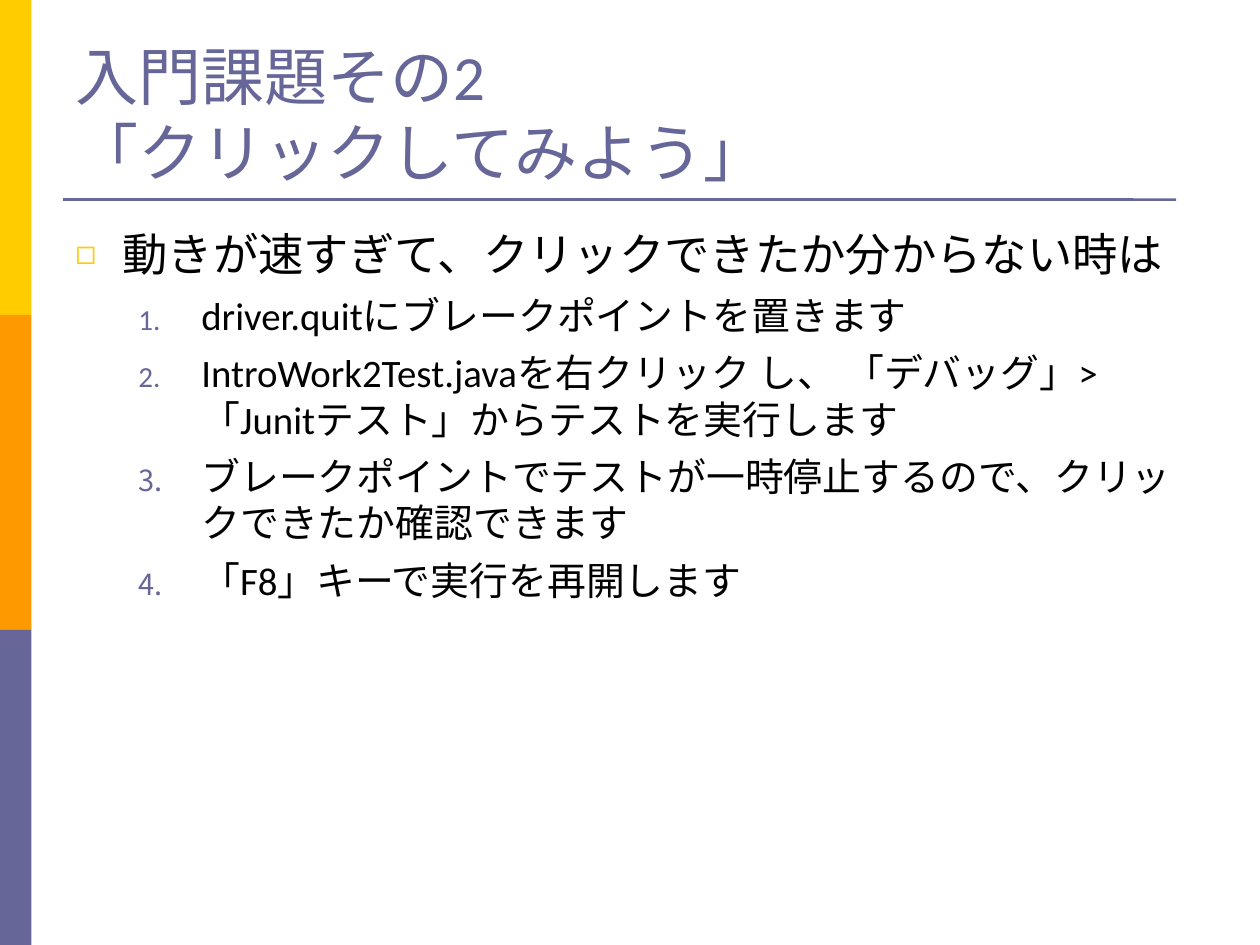
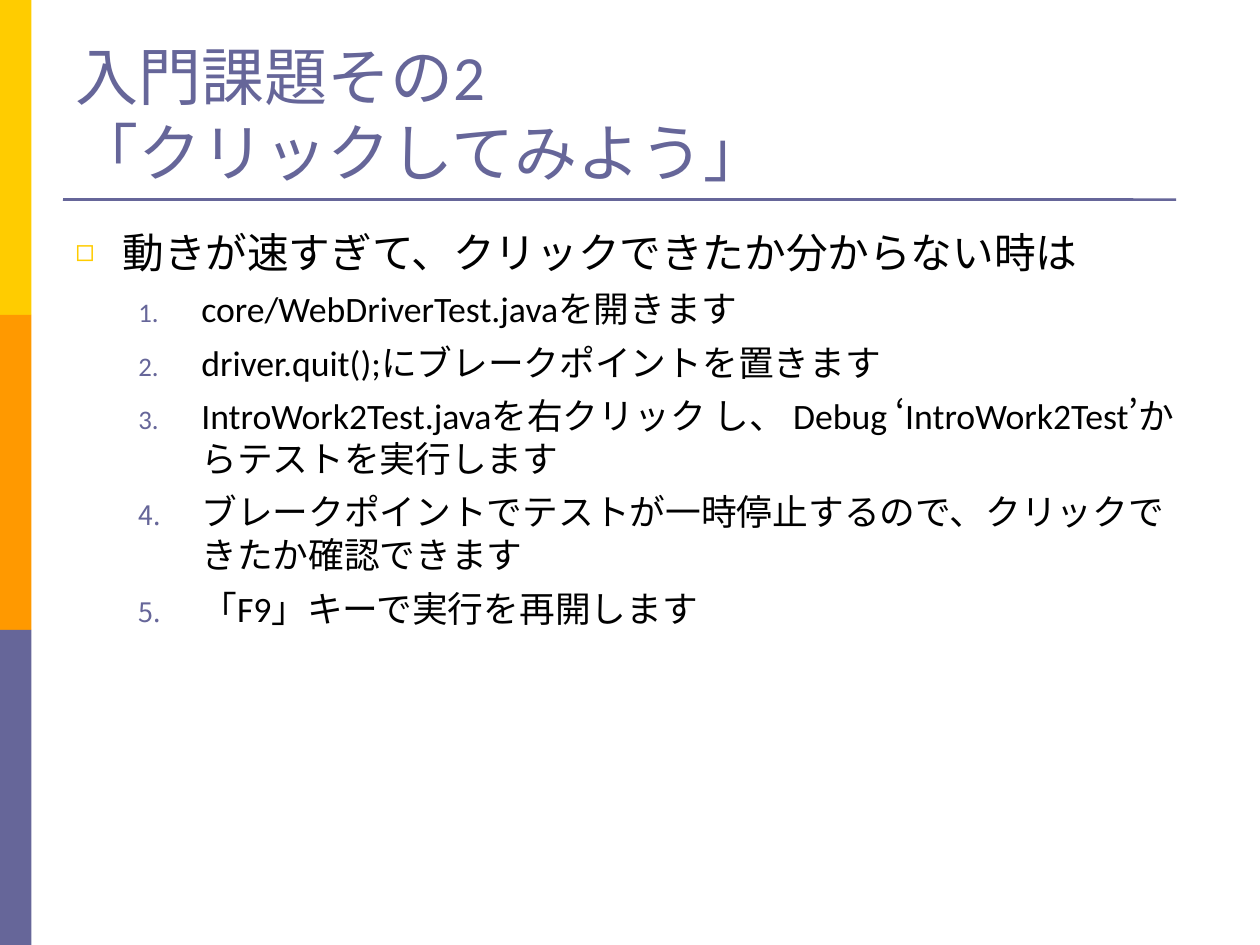
Before and after one commit to takuY-U2/STARHotel, a slide deck: slide 18 of teacher/Slide.ppt (slide 17 before the commit). Drawn at 1260x945 pixels with LibreOffice and Linux fonts; fonts in the diff are those of the drawing. Boxes give left, top, right and bottom in pixels: in the first picture for what was removed or moved away, otherwise in the second. Text is boxed around its words. In the diff, an @@ line names an element or a change of style, - is before the commit and + after.

Commit message:
refator test method name

```diff
--- a/teacher/Slide.ppt
+++ b/teacher/Slide.ppt
@@ text at bbox=[123, 233, 1164, 571]: size 25.9 to 23.8 pt in "動きが速すぎて、クリックできたか分からない時は"; size 22.2 to 20.4 pt in "ブレークポイントでテストが一時停止するので、クリックできたか確認できます" @@
@@ text at bbox=[201, 293, 1174, 475]: text changed; size 22.2 to 20.4 pt @@
-  1. driver.quitにブレークポイントを置きます
-  2. IntroWork2Test.javaを右クリック し、 「デバッグ」>「Junitテスト」からテストを実行します
+  1. core/WebDriverTest.javaを開きます
+  2. driver.quit();にブレークポイントを置きます
+  3. IntroWork2Test.javaを右クリック し、 Debug ‘IntroWork2Test’からテストを実行します
@@ text at bbox=[201, 591, 697, 625]: text changed; size 22.2 to 20.4 pt @@
-  4. 「F8」キーで実行を再開します
+  5. 「F9」キーで実行を再開します
```
Also in this commit, not shown: 10 other slides changed, 1 slide added, 17 other files.
